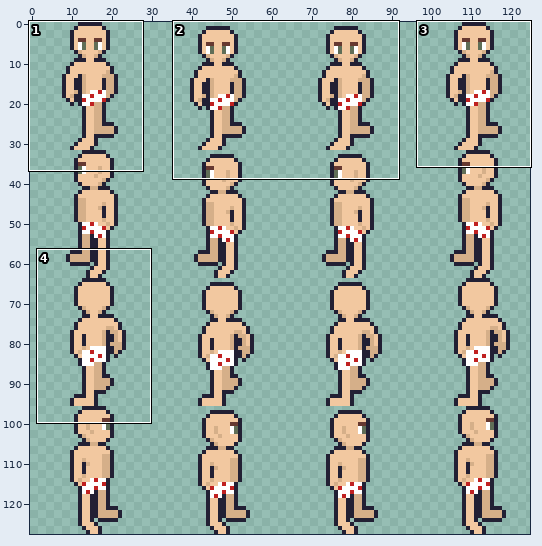
Pixel-art file, stored at ASSETS/ART/SPRITESHEETS/PLAYER_MASTER-Sheet.aseprite. The first picture is a wide view before the edit; the outline marks the close-up.
Close-up. Old version:
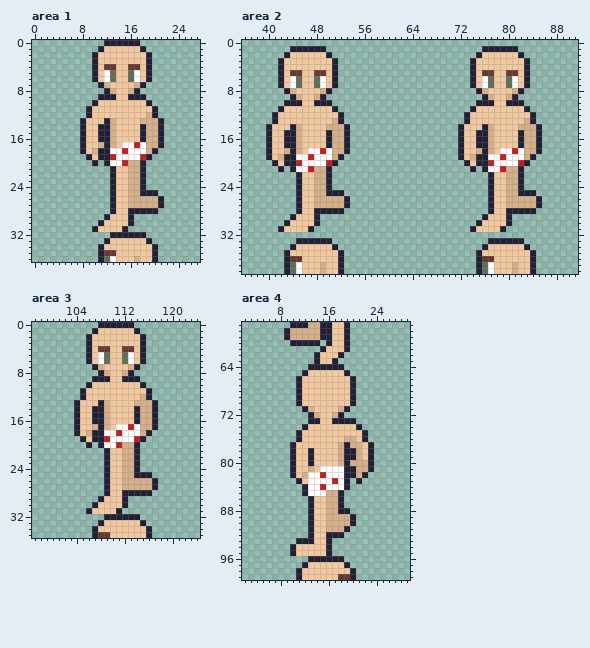
128x128 pixels, 1 frame. Shown: area 1: x 0..27, y 0..36; area 2: x 36..91, y 0..38; area 3: x 97..124, y 0..35; area 4: x 2..29, y 57..99. The wide view leaves out empty margins. The commit also changed other parts of the picture, which this record leaves out.
The same view after the edit:
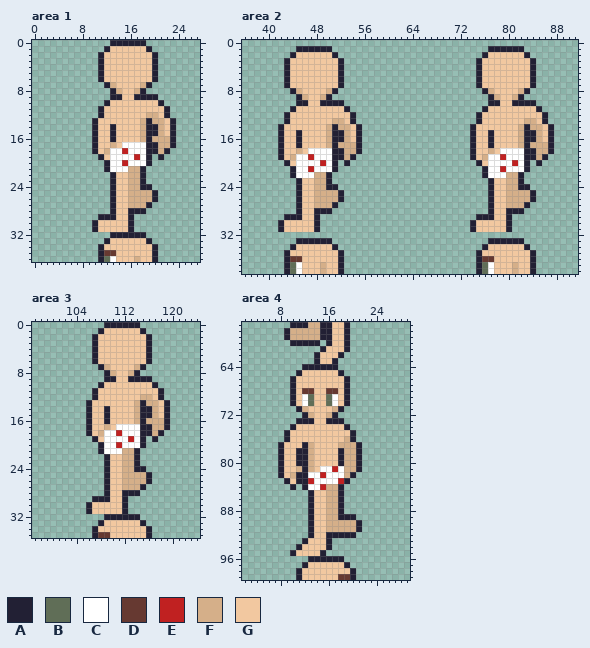
Palette (. is transparent): A #222034  B #606e57  C #ffffff  D #663931  E #c02121  F #d5af89  G #f2c8a0
Edits made:
--- area 1
@@ x 0..27 @@
- 0 ............AAAAAA..........
- 1 ...........AGGGGGGA.........
- 2 ..........AGGGGGGGGA........
- 3 ..........AGGGGGGGGA........
- 4 ..........AGDDGGDDGA........
- 5 ..........AGCBGGBCGA........
- 6 ..........AGCBGGBCGA........
- 7 ...........AFGGGGFA.........
- 8 ............AFGGFA..........
- 9 ...........AAAGGAAA.........
-10 ..........AGGGGGGGGA........
-11 .........AGGGGGGGGGGA.......
-12 .........AGGGGGGGGGFA.......
-13 ........AGGGAFGGGGFFFA......
-14 ........AGGAAFGGGGAFFA......
-15 ........AGGAAFGGGGAFFA......
-16 ........AGGAAFGGGGAFFA......
-17 ........AGGFAFGCCECFFA......
-18 ........AGFAACCECCCFA.......
-19 .........AGAAECCCCEA........
-20 ..........A.ACCEFFA.........
-21 .............AGGFFA.........
+ 0 .............AAAAAA.........
+ 1 ............AGGGGGGA........
+ 2 ...........AGGGGGGGGA.......
+ 3 ...........AGGGGGGGGA.......
+ 4 ...........AGGGGGGGGA.......
+ 5 ...........AGGGGGGGGA.......
+ 6 ...........AGGGGGGGGA.......
+ 7 ............AFGGGGFA........
+ 8 .............AFGGFA.........
+ 9 .............AAGGAAAA.......
+10 ............AGGGGGGGGA......
+11 ...........AGGGGGGGGGGA.....
+12 ...........AGGGGGGGFFGA.....
+13 ..........AGGGGGGGFAFFGA....
+14 ..........AGGAGGGGFAAFGA....
+15 ..........AGGAGGGGFAAFGA....
+16 ..........AGGAGGGGFAFFFA....
+17 ..........AGGFGCCCCAAFFA....
+18 ..........AGFCCECCCAAFA.....
+19 ...........AGCCCCECA.A......
+20 ............ACCECCCA........
+21 ............ACCCFFA.........
 22 .............AGGFFA.........
 23 .............AGGFFA.........
-24 .............AGGFFA.........
-25 .............AGGFFAAA.......
-26 .............AGGFFFFFA......
-27 .............AGGFFFFFA......
-28 .............AGGAAAAA.......
-29 ............AGGGA...........
-30 ...........AGGGGA...........
-31 ..........AGGGGA............
+24 .............AGGFFAA........
+25 .............AGGFFFFA.......
+26 .............AGGFFFFA.......
+27 .............AGGFFFA........
+28 .............AGGAAA.........
+29 ...........AAAGGA...........
+30 ..........AGGGGGA...........
+31 ..........AGGGGGA...........
 32 .............AAAAAA.........
--- area 2
@@ x 36..91 @@
  0 ........................................................
- 1 ........AAAAAA..........................AAAAAA..........
- 2 .......AGGGGGGA........................AGGGGGGA.........
- 3 ......AGGGGGGGGA......................AGGGGGGGGA........
- 4 ......AGGGGGGGGA......................AGGGGGGGGA........
- 5 ......AGDDGGDDGA......................AGDDGGDDGA........
- 6 ......AGCBGGBCGA......................AGCBGGBCGA........
- 7 ......AGCBGGBCGA......................AGCBGGBCGA........
- 8 .......AFGGGGFA........................AFGGGGFA.........
- 9 ........AFGGFA..........................AFGGFA..........
-10 .......AAAGGAAA........................AAAGGAAA.........
-11 ......AGGGGGGGGA......................AGGGGGGGGA........
-12 .....AGGGGGGGGGGA....................AGGGGGGGGGGA.......
-13 .....AGGGGGGGGGFA....................AGGGGGGGGGFA.......
-14 ....AGGGAFGGGGFFFA..................AGGGAFGGGGFFFA......
-15 ....AGGAAFGGGGAFFA..................AGGAAFGGGGAFFA......
-16 ....AGGAAFGGGGAFFA..................AGGAAFGGGGAFFA......
-17 ....AGGAAFGGGGAFFA..................AGGAAFGGGGAFFA......
-18 ....AGGFAFGCCECFFA..................AGGFAFGCCECFFA......
-19 ....AGFAACCECCCFA...................AGFAACCECCCFA.......
-20 .....AGAAECCCCEA.....................AGAAECCCCEA........
-21 ......A.ACCEFFA.......................A.ACCEFFA.........
-22 .........AGGFFA..........................AGGFFA.........
+ 1 .........AAAAAA..........................AAAAAA.........
+ 2 ........AGGGGGGA........................AGGGGGGA........
+ 3 .......AGGGGGGGGA......................AGGGGGGGGA.......
+ 4 .......AGGGGGGGGA......................AGGGGGGGGA.......
+ 5 .......AGGGGGGGGA......................AGGGGGGGGA.......
+ 6 .......AGGGGGGGGA......................AGGGGGGGGA.......
+ 7 .......AGGGGGGGGA......................AGGGGGGGGA.......
+ 8 ........AFGGGGFA........................AFGGGGFA........
+ 9 .........AFGGFA..........................AFGGFA.........
+10 .........AAGGAAAA........................AAGGAAAA.......
+11 ........AGGGGGGGGA......................AGGGGGGGGA......
+12 .......AGGGGGGGGGGA....................AGGGGGGGGGGA.....
+13 .......AGGGGGGGFFGA....................AGGGGGGGFFGA.....
+14 ......AGGGGGGGFAFFGA..................AGGGGGGGFAFFGA....
+15 ......AGGAGGGGFAAFGA..................AGGAGGGGFAAFGA....
+16 ......AGGAGGGGFAAFGA..................AGGAGGGGFAAFGA....
+17 ......AGGAGGGGFAFFFA..................AGGAGGGGFAFFFA....
+18 ......AGGFGCCCCAAFFA..................AGGFGCCCCAAFFA....
+19 ......AGFCCECCCAAFA...................AGFCCECCCAAFA.....
+20 .......AGCCCCECA.A.....................AGCCCCECA.A......
+21 ........ACCECCCA........................ACCECCCA........
+22 ........ACCCFFA.........................ACCCFFA.........
 23 .........AGGFFA..........................AGGFFA.........
-24 .........AGGFFA..........................AGGFFA.........
-25 .........AGGFFAAA........................AGGFFAAA.......
-26 .........AGGFFFFFA.......................AGGFFFFFA......
-27 .........AGGFFFFFA.......................AGGFFFFFA......
-28 .........AGGAAAAA........................AGGAAAAA.......
-29 ........AGGGA...........................AGGGA...........
-30 .......AGGGGA..........................AGGGGA...........
-31 ......AGGGGA..........................AGGGGA............
+24 .........AGGFFAA.........................AGGFFAA........
+25 .........AGGFFFFA........................AGGFFFFA.......
+26 .........AGGFFFFA........................AGGFFFFA.......
+27 .........AGGFFFA.........................AGGFFFA........
+28 .........AGGAAA..........................AGGAAA.........
+29 .......AAAGGA..........................AAAGGA...........
+30 ......AGGGGGA.........................AGGGGGA...........
+31 ......AGGGGGA.........................AGGGGGA...........
 32 ........................................................
--- area 3
@@ x 97..124 @@
- 0 ...........AAAAAA...........
- 1 ..........AGGGGGGA..........
- 2 .........AGGGGGGGGA.........
- 3 .........AGGGGGGGGA.........
- 4 .........AGDDGGDDGA.........
- 5 .........AGCBGGBCGA.........
- 6 .........AGCBGGBCGA.........
- 7 ..........AFGGGGFA..........
- 8 ...........AFGGFA...........
- 9 ..........AAAGGAAA..........
-10 .........AGGGGGGGGA.........
-11 ........AGGGGGGGGGGA........
-12 ........AGGGGGGGGGFA........
-13 .......AGGGAFGGGGFFFA.......
-14 .......AGGAAFGGGGAFFA.......
-15 .......AGGAAFGGGGAFFA.......
-16 .......AGGAAFGGGGAFFA.......
-17 .......AGGFAFGCCECFFA.......
-18 .......AGFAACCECCCFA........
-19 ........AGAAECCCCEA.........
-20 .........A.ACCEFFA..........
-21 ............AGGFFA..........
+ 0 ............AAAAAA..........
+ 1 ...........AGGGGGGA.........
+ 2 ..........AGGGGGGGGA........
+ 3 ..........AGGGGGGGGA........
+ 4 ..........AGGGGGGGGA........
+ 5 ..........AGGGGGGGGA........
+ 6 ..........AGGGGGGGGA........
+ 7 ...........AFGGGGFA.........
+ 8 ............AFGGFA..........
+ 9 ............AAGGAAAA........
+10 ...........AGGGGGGGGA.......
+11 ..........AGGGGGGGGGGA......
+12 ..........AGGGGGGGFFGA......
+13 .........AGGGGGGGFAFFGA.....
+14 .........AGGAGGGGFAAFGA.....
+15 .........AGGAGGGGFAAFGA.....
+16 .........AGGAGGGGFAFFFA.....
+17 .........AGGFGCCCCAAFFA.....
+18 .........AGFCCECCCAAFA......
+19 ..........AGCCCCECA.A.......
+20 ...........ACCECCCA.........
+21 ...........ACCCFFA..........
 22 ............AGGFFA..........
 23 ............AGGFFA..........
-24 ............AGGFFA..........
-25 ............AGGFFAAA........
-26 ............AGGFFFFFA.......
-27 ............AGGFFFFFA.......
-28 ............AGGAAAAA........
-29 ...........AGGGA............
-30 ..........AGGGGA............
-31 .........AGGGGA.............
+24 ............AGGFFAA.........
+25 ............AGGFFFFA........
+26 ............AGGFFFFA........
+27 ............AGGFFFA.........
+28 ............AGGAAA..........
+29 ..........AAAGGA............
+30 .........AGGGGGA............
+31 .........AGGGGGA............
 32 ............AAAAAA..........
--- area 4
@@ x 2..29 @@
  63 ............AGGA............
- 64 ...........AAAAAA...........
- 65 ..........AGGGGGGA..........
- 66 .........AGGGGGGGGA.........
- 67 .........AGGGGGGGGA.........
- 68 .........AGGGGGGGGA.........
- 69 .........AGGGGGGGGA.........
- 70 .........AGGGGGGGGA.........
- 71 ..........AFGGGGFA..........
- 72 ...........AFGGFA...........
- 73 ...........AAGGAAAA.........
- 74 ..........AGGGGGGGGA........
- 75 .........AGGGGGGGGGGA.......
- 76 .........AGGGGGGGFFGA.......
- 77 ........AGGGGGGGFAFFGA......
- 78 ........AGGAGGGGFAAFGA......
- 79 ........AGGAGGGGFAAFGA......
- 80 ........AGGAGGGGFAFFFA......
- 81 ........AGGFGCCCCAAFFA......
- 82 ........AGFCCECCCAAFA.......
- 83 .........AGCCCCECA.A........
- 84 ..........ACCECCCA..........
- 85 ..........ACCCFFA...........
+ 64 ..........AAAAAA............
+ 65 .........AGGGGGGA...........
+ 66 ........AGGGGGGGGA..........
+ 67 ........AGGGGGGGGA..........
+ 68 ........AGDDGGDDGA..........
+ 69 ........AGCBGGBCGA..........
+ 70 ........AGCBGGBCGA..........
+ 71 .........AFGGGGFA...........
+ 72 ..........AFGGFA............
+ 73 .........AAAGGAAA...........
+ 74 ........AGGGGGGGGA..........
+ 75 .......AGGGGGGGGGGA.........
+ 76 .......AGGGGGGGGGFA.........
+ 77 ......AGGGAFGGGGFFFA........
+ 78 ......AGGAAFGGGGAFFA........
+ 79 ......AGGAAFGGGGAFFA........
+ 80 ......AGGAAFGGGGAFFA........
+ 81 ......AGGFAFGCCECFFA........
+ 82 ......AGFAACCECCCFA.........
+ 83 .......AGAAECCCCEA..........
+ 84 ........A.ACCEFFA...........
+ 85 ...........AGGFFA...........
  86 ...........AGGFFA...........
  87 ...........AGGFFA...........
- 88 ...........AGGFFAA..........
- 89 ...........AGGFFFFA.........
- 90 ...........AGGFFFFA.........
- 91 ...........AGGFFFA..........
- 92 ...........AGGAAA...........
- 93 .........AAAGGA.............
- 94 ........AGGGGGA.............
- 95 ........AGGGGGA.............
+ 88 ...........AGGFFA...........
+ 89 ...........AGGFFAAA.........
+ 90 ...........AGGFFFFFA........
+ 91 ...........AGGFFFFFA........
+ 92 ...........AGGAAAAA.........
+ 93 ..........AGGGA.............
+ 94 .........AGGGGA.............
+ 95 ........AGGGGA..............
  96 ...........AAAAAA...........
Boxes around the changes in both close-ups, in picture pixels (x1, y1, x2, y2):
changed: (80, 40, 176, 232)
changed: (266, 46, 362, 232)
changed: (458, 46, 554, 232)
changed: (74, 322, 170, 514)
changed: (278, 364, 374, 556)
